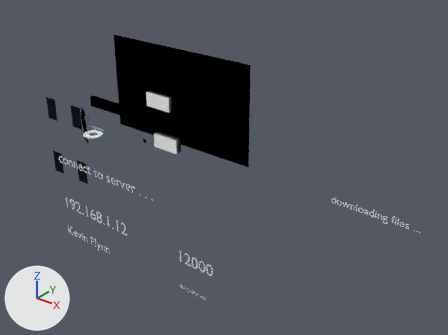
What one commit did to the Blender file scenes/menu.blend.
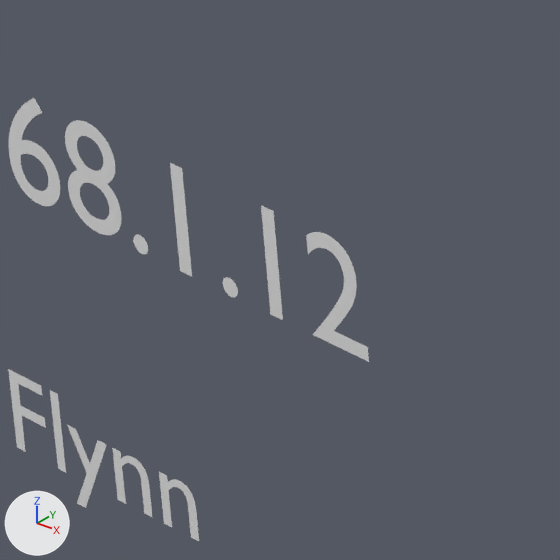
The first picture shows the older version from a camera (50 mm lens) standing at (226.5, -180.6, 109.9) and looking at (75.4, 8.3, -7.2). The close-ups show both versions on the part from 20% to 33% of the width and 59% to 76% of the height of that picture; other places that the commit changed are outside them. The lights are fixed; the arrows at lower left show +X, +Y and +Z. Text is drawn in Blender's own font.

In view in the first close-up: 'net_address', 'net_user'.
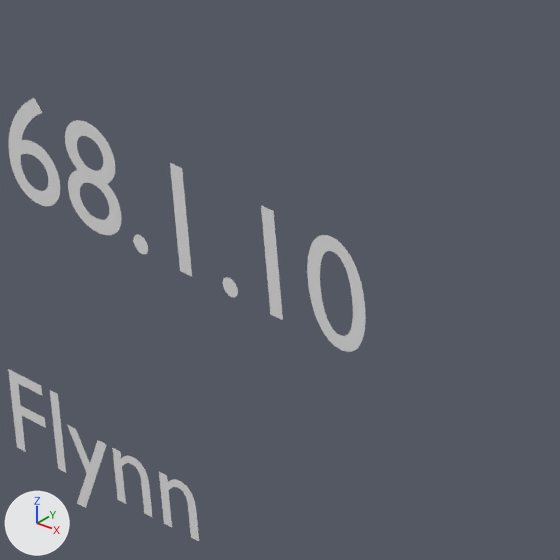
Boxes [x1, y1, x2, y2] around the edits, measured in the close-ups (560 x 560 px):
'net_address', text changed: before [9, 98, 369, 362]; after [9, 98, 366, 352]

Edits to the bpy script that builds the scene:
```text
Change txt_text_002:
    txt_text_002.body: '192.168.1.12' -> '192.168.1.10'
```
